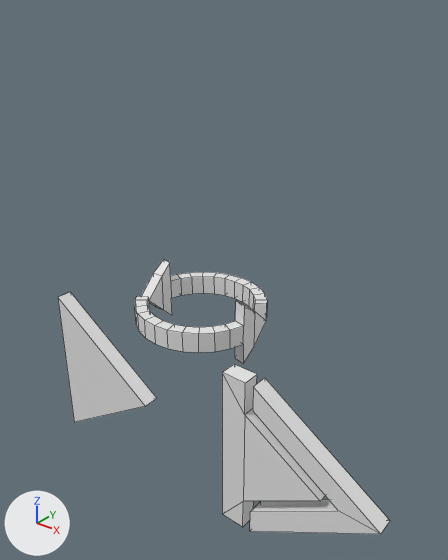
The Blender file meshes/icons.blend, before and after one commit.
One viewpoint serves both versions: a camera (50 mm lens) standing at (5.48, -4.3, 4.67) and looking at (1.19, 1.07, 1.35). Every picture has the same lights, and +X, +Y and +Z are marked at lower left. Mesh edges are drawn as thin lines.

In view in the first picture: 'advance', 'play', 'rotate_ccw'.
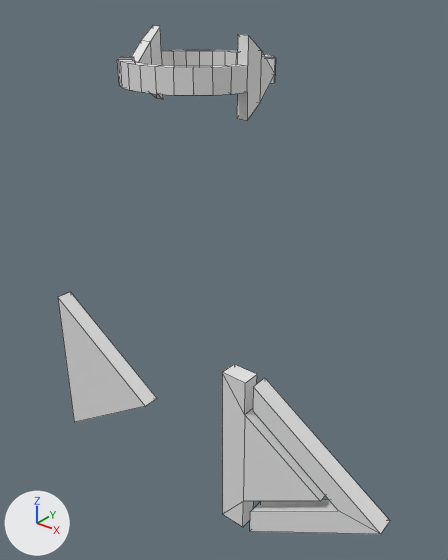
What differs and where, as boxes [x1, y1, x2, y2] in the pictures (448 x 560 px):
'rotate_ccw', mesh moved
    before: [135, 259, 267, 363]
    after: [117, 26, 276, 121]

The change, as a list of edits to the scene's bpy script:
```text
Change me_plane_002:
    where me_plane_002.from_pydata(...)  # 116 vertices, 110 faces; spans x -1.0..1.0, y -1.0..1.0, z -0.33..0.63
    used by ob_rotate_ccw; location = (0.0, 2.0, 0.0); rotation_euler = (0.0, 0.0, 3.142), in degrees (0, 0, 180)
    me_plane_002 part 1: the whole mesh is moved by (0.0, 0.0, 3.47)
```
